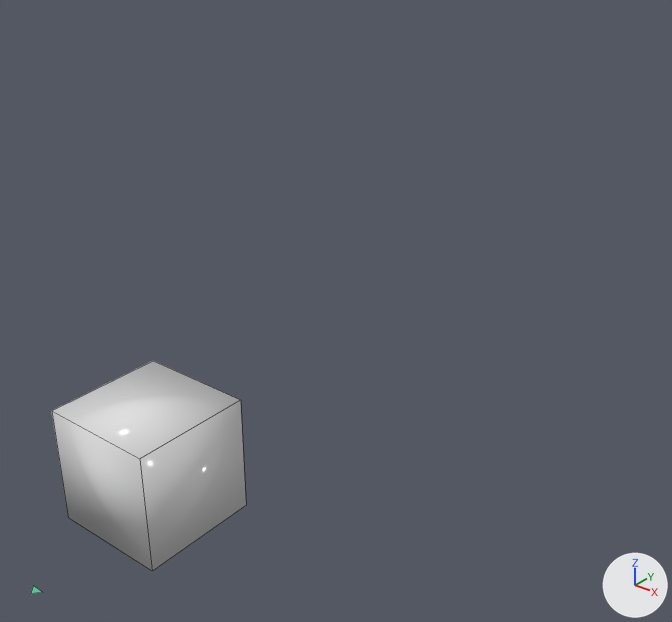
The Blender file config/startup.blend: old version first, new version second.
The view is the same before and after, from a camera (50 mm lens) standing at (9.82, -7.68, 9.46) and looking at (1.64, 2.54, 3.13). The axes (+X, +Y, +Z) are drawn at lower right. The lights are the same throughout. Mesh edges are drawn as thin lines.

In view in the first picture: 'Arrow', 'Cube'.
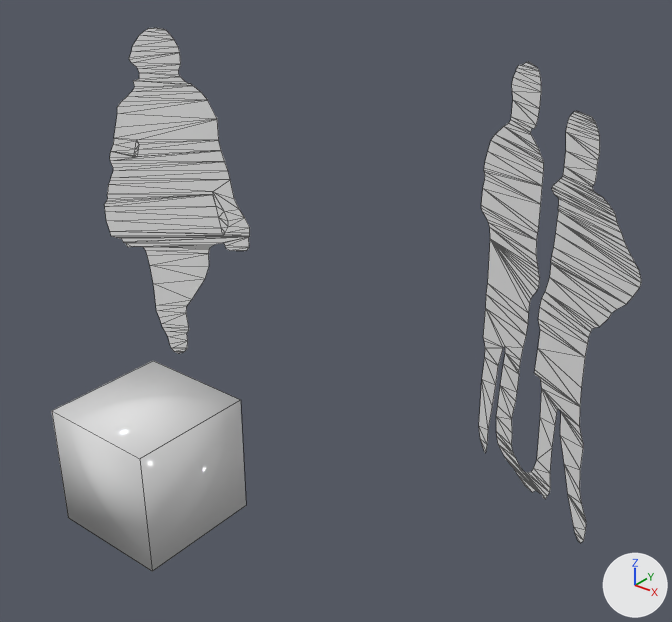
The newer file is also rescaled (x0.25) as a whole; pictures and numbers use the older file's frame.

The edits, one by one:
Material 'dbl_Component#28_001.001' (mat_dbl_component_28_001_001) is new.
Its base color is (1.0, 1.0, 1.0) (white #ffffff).
Its roughness is 0.553.
Its specular ior level is 0.0.
Material 'dbl_Component#31_001.001' (mat_dbl_component_31_001_001) is new.
Its base color is (1.0, 1.0, 1.0) (white #ffffff).
Its roughness is 0.553.
Its specular ior level is 0.0.
Mesh me_mesh_001 is new.
It has 161 vertices, 172 faces and spans x -0.32..0.41, y -0.09..1.65, z -0.04..0.01.
Faces by material slot: [10, 162].
It uses material mat_dbl_component_28_001_001 (white #ffffff).
It uses material mat_dbl_component_31_001_001 (white #ffffff).
Mesh me_mesh_002 is new.
It has 272 vertices, 270 faces and spans x -0.54..0.5, y -0.08..1.69, z -0.05..0.02.
Object 'Arrow' (ob_arrow) is deleted.
Object 'Person4' (ob_person4) is new; it shows me_mesh_001.
Its location is (-4.19, 4.31, 0.0).
Its rotation in degrees is (90, 0, 35).
Its scale is (4.0, 4.0, 4.0).
Object 'Person1' (ob_person1) is new; it shows me_mesh_002.
Its location is (4.21, 4.43, 0.0).
Its rotation in degrees is (90, 0, -34).
Its scale is (4.0, 4.0, 4.0).

Where the change shows, as pixel boxes (x1, y1, x2, y2) in the pictures (672 x 622 px):
'Person1', added
    after: (479, 62, 641, 543)
'Person4', added
    after: (104, 28, 250, 353)
    faces in mat_dbl_component_31_001_001 (white #ffffff): (104, 28, 250, 353)
    faces in mat_dbl_component_28_001_001 (white #ffffff): (213, 193, 228, 235)
'Arrow', deleted
    before: (31, 585, 42, 594)
